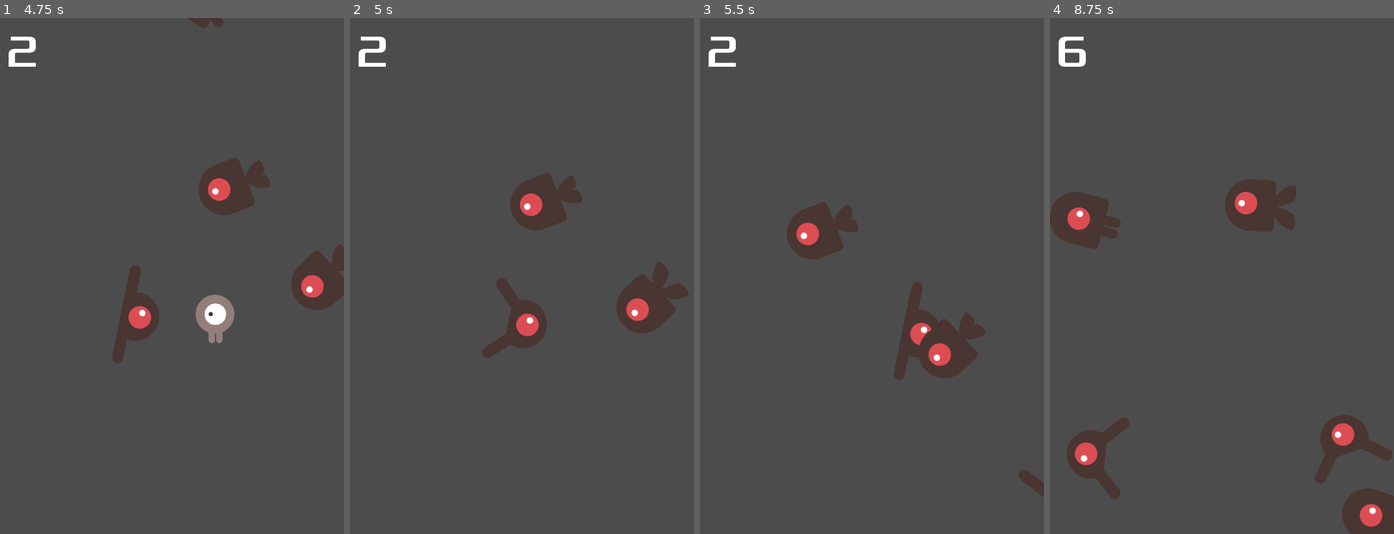
Above: before the commit, frames 1-4 (left to right).
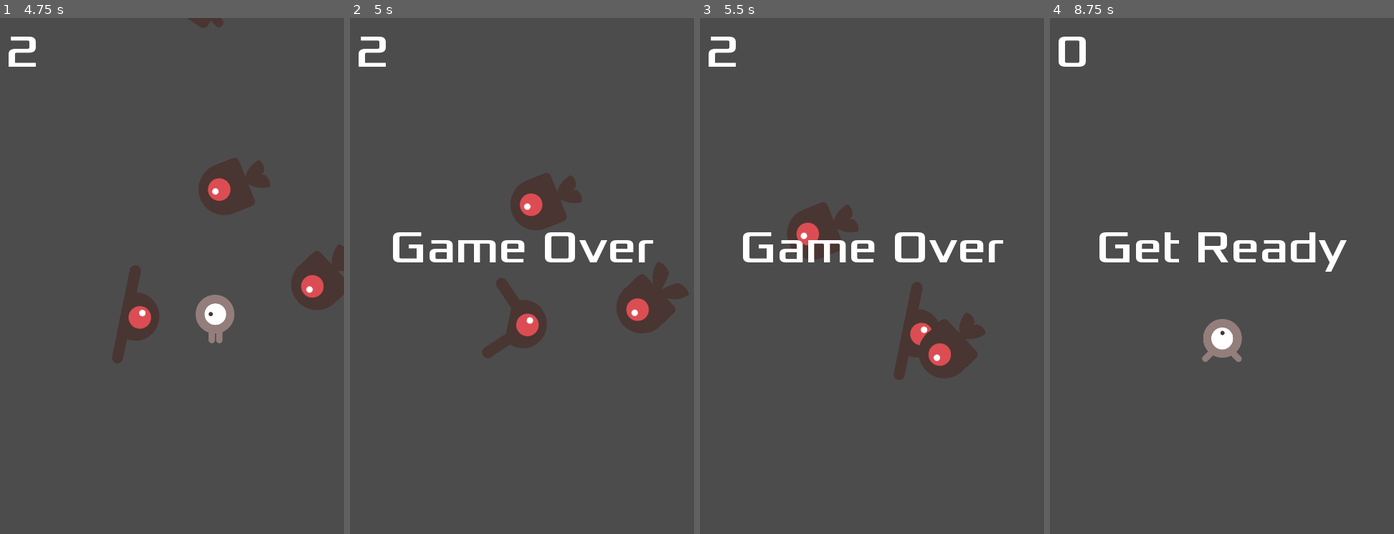
Above: after the commit, the same moments.

Repository: Alexcoti284/DodgeCreeps_AlexC
Game: Godot game, scene res://Escenas/Main.tscn
The game is run twice, just before and just after one commit, with the same random seed, the same clock (stepped at 60 frames per second) and the same inputs.
Inputs (mouse positions are in pixels of both pictures, inside the frame that each line leads up to):
- Up to frame 1 (4.75 s): click "Start" at 0.5 s; tap Enter at 1.25 s; hold Right (Move_right) 1.28-2.03 s; hold Down (Move_down) 2.03-2.78 s; hold Right (Move_right) 2.78-3.53 s; hold Up (Move_up) 3.53-4.28 s; hold Left (Move_left) from 4.28 s (still down)
- Up to frame 2 (5 s): keep holding Left (Move_left)
- Up to frame 3 (5.5 s): keep holding Left (Move_left)
- Up to frame 4 (8.75 s): release Left (Move_left) at 5.78 s; hold Down (Move_down) 5.78-6.53 s; hold Right (Move_right) 6.53-7.28 s; hold Up (Move_up) 7.28-8 s; click (1222, 425) at 8 s, where only the run after the commit has a clickable "Start"

Frame 1 is identical in both runs. In frame 2, 1.7% of the frame differs, in the area x 12-89%, y 41-48%; in frame 3, 1.9%; in frame 4, 9.2%, in the area x 0-100%, y 3-100%.

Commit message:
Joc jugable V2 p2

Diff:
--- a/Escenas/Main.tscn
+++ b/Escenas/Main.tscn
@@ -37,6 +37,7 @@
 [node name="HUD" parent="." instance=ExtResource( 4 )]
 
 [connection signal="body_entered" from="Player" to="Player" method="_on_Player_body_entered"]
+[connection signal="hit" from="Player" to="." method="game_over"]
 [connection signal="timeout" from="MobTimer" to="." method="_on_MobTimer_timeout"]
 [connection signal="timeout" from="StartTimer" to="." method="_on_StartTimer_timeout"]
 [connection signal="timeout" from="ScoreTimer" to="." method="_on_ScoreTimer_timeout"]
